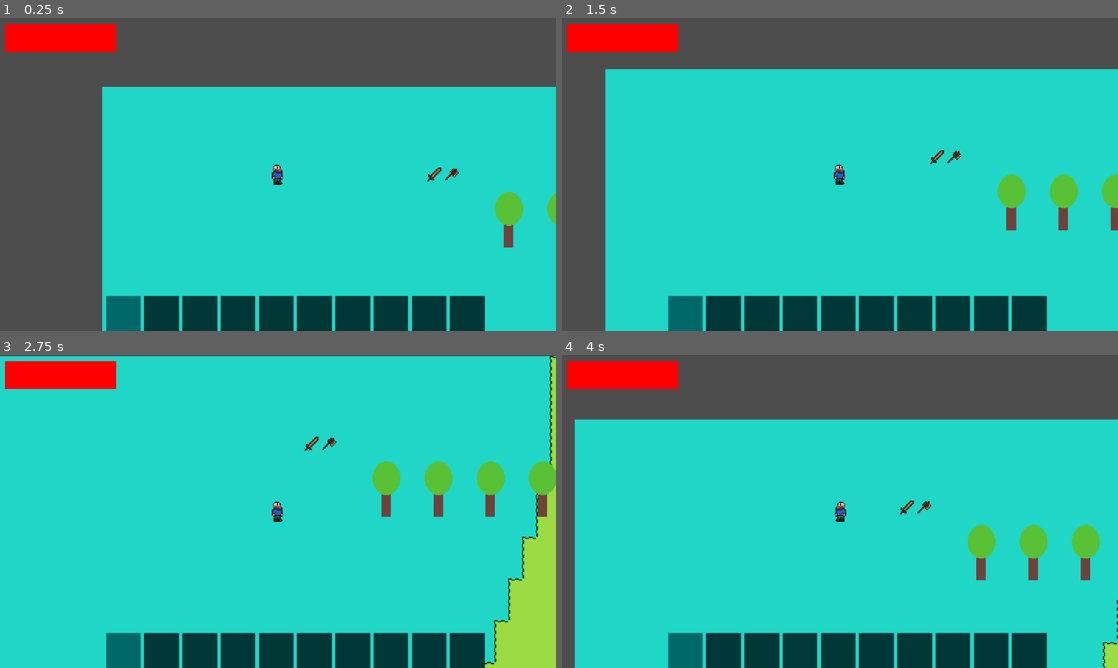
Above: before the commit, frames 1-4 (two rows, left to right).
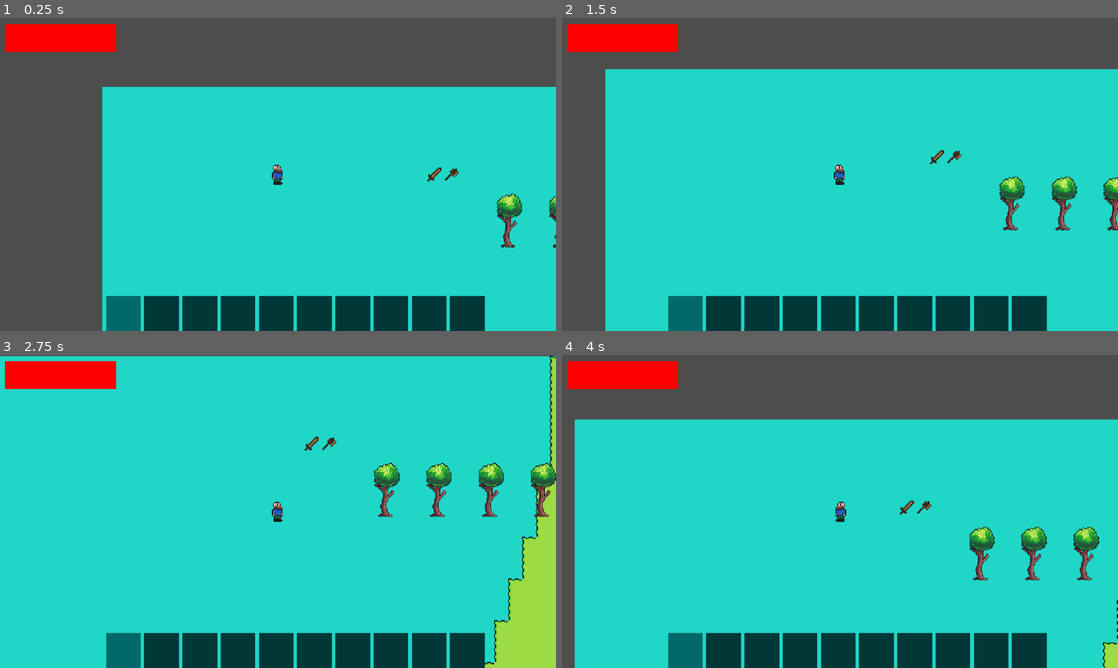
Above: after the commit, the same moments.

Repository: spsJakubSzydlowski/Evergrint
Game: Godot game, scene res://scenes/main.tscn
Two runs of this game, one before a commit and one after it. Both use one fixed random seed, a clock stepped at 60 frames per second and the inputs below.
Inputs (mouse positions are in pixels of both pictures, inside the frame that each line leads up to):
- Up to frame 1 (0.25 s): no input
- Up to frame 2 (1.5 s): tap Enter at 0.5 s; move the mouse to (962, 158) at 0.52 s; hold Right 0.53-1.28 s; tap A (a) at 0.6 s; click (962, 158) at 0.8 s; move the mouse to (728, 190) at 1.27 s; hold Down from 1.28 s (still down); click (728, 190) at 1.35 s
- Up to frame 3 (2.75 s): tap D (d) at 1.55, 2.1 s; move the mouse to (333, 442) at 2.02 s; release Down at 2.03 s; hold Right from 2.03 s (still down); tap S (s) at 2.3 s
- Up to frame 4 (4 s): move the mouse to (812, 574) at 2.77 s; release Right at 2.78 s; hold Up 2.78-3.53 s; tap S (s) at 2.85 s; click (812, 574) at 2.92 s; tap W (w) at 3.05, 3.6 s; move the mouse to (1006, 558) at 3.52 s; hold Left from 3.53 s (still down); tap A (a) at 3.8 s

The runs differ from the first frame. In frame 1, 0.6% of the frame differs, in the area x 48-100%, y 48-74%; in frame 2, 1.3%; in frame 3, 2.0%, in the area x 48-100%, y 33-53%; in frame 4, 1.5%.

Commit message:
Fixed world_resource tool_type
+ Tree texture, player texture

Diff:
--- a/data/Evergrint.json
+++ b/data/Evergrint.json
@@ -153,7 +153,7 @@
 					"hitbox_x": 20,
 					"hitbox_y": 12,
 					"tool_type": 0,
-					"tool_power": 0
+					"tool_power": 1
 				},
 				{
 					"id": "wooden_axe",
--- a/scripts/player/player.gd
+++ b/scripts/player/player.gd
@@ -1,6 +1,5 @@
 extends CharacterBody2D
 
-var SPEED : float = 100.0
 @onready var sprite: Sprite2D = $Sprite2D
 
 @onready var weapon_pivot: Node2D = $WeaponPivot
@@ -16,8 +15,11 @@
 var is_attacking := false
 var can_turn = true
 
-var max_hp := 10
+var max_hp : int
 var current_hp : int
+
+var move_speed : float
+
 var is_dead = false
 
 var hit_entities = []
@@ -58,16 +60,18 @@
 	max_hp = stats.get("max_hp", 100)
 	current_hp = max_hp
 
+	move_speed = stats.get("move_speed", 100.0)
+
 	Signals.player_health_changed.emit(current_hp, max_hp)
 
 func _physics_process(_delta: float) -> void:
 	var direction := Input.get_vector("a", "d", "w", "s")
 	if direction:
-		velocity.x = direction.x * SPEED
-		velocity.y = direction.y * SPEED
+		velocity.x = direction.x * move_speed
+		velocity.y = direction.y * move_speed
 	else:
-		velocity.x = move_toward(velocity.x, 0, SPEED)
-		velocity.y = move_toward(velocity.y, 0, SPEED)
+		velocity.x = move_toward(velocity.x, 0, move_speed)
+		velocity.y = move_toward(velocity.y, 0, move_speed)
 
 	if direction.x < 0 and can_turn:
 		sprite.flip_h = true
@@ -108,7 +112,7 @@
 	var item_stats = DataManager.get_melee_stats(item.action_ref)
 
 	animation_player.speed_scale = item_stats.attack_speed
-	print(angle_rad)
+
 	if abs(angle_rad) > 95:
 		weapon_pivot.scale.y = -1
 	elif abs(angle_rad) < 85:
--- a/scripts/world_resource.gd
+++ b/scripts/world_resource.gd
@@ -14,6 +14,8 @@
 
 var max_hp : int
 var current_hp: int
+
+var prefered_tool_type = null
 
 func _ready() -> void:
 	player = get_tree().get_first_node_in_group("Player")
@@ -49,10 +51,12 @@
 	max_hp = resource.get("hit_points", 1)
 	current_hp = max_hp
 
+	prefered_tool_type = resource.get("tool_type", TOOL_TYPE_NONE)
+
 func harvest(tool_type, amount: int):
 	if is_harvested: return
 
-	if tool_type == TOOL_TYPE_AXE:
+	if tool_type == prefered_tool_type:
 		current_hp -= amount
 
 		var tw = create_tween()
Binary file changed: textures/Atlas-enemies.png
Binary file changed: textures/Atlas-resources.png
Binary file changed: textures/player-texture.png
